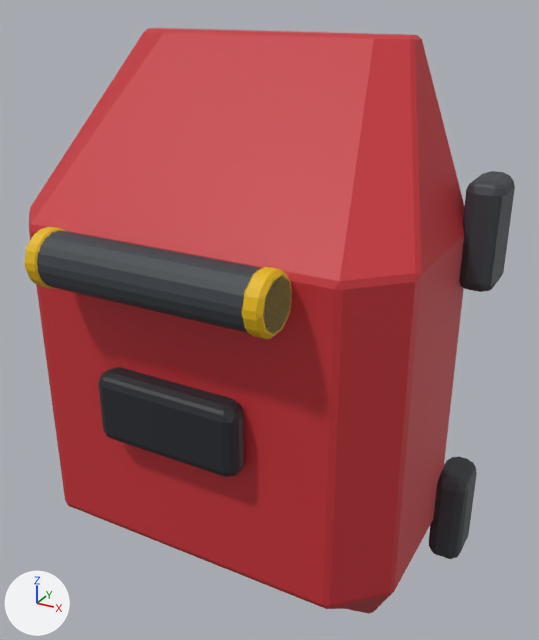
The FBX model Assets/Resources/ClamshellMeshes/ThighBack_Set02_Bastion.fbx: old version first, new version second.
The view is the same before and after, from a 50 mm lens placed at (0.409, -0.762, 0.403), pointed at (0.031, -0.075, 0.06). Every picture has the same lights, and +X, +Y and +Z are marked at lower left. The first picture is the older version. Where no turn or scale is listed for an object, it has been applied to the vertices.

In view in the first picture: 'ThighBack_Set02_Bastion'.
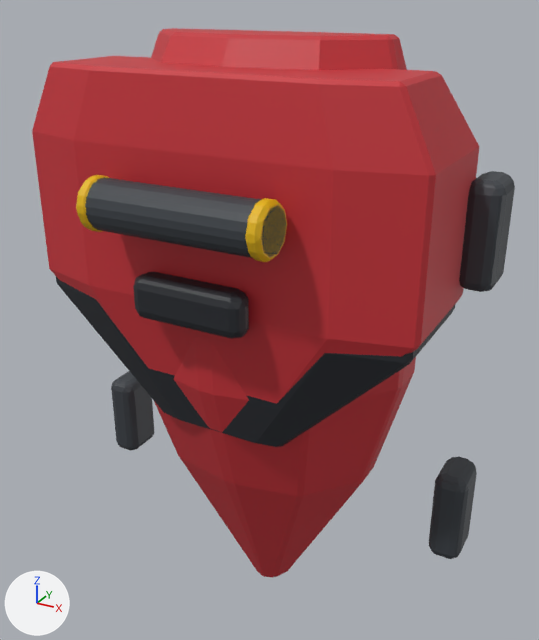
Where the change shows, as pixel boxes [x1, y1, x2, y2] in the pictures (539 x 640 px; the box of a moved part takes in the faces that stretch with it):
'ThighBack_Set02_Bastion', reshaped (6% shorter)
    before: [25, 28, 515, 614]
    after: [32, 28, 515, 577]
part 1 of me_thighback_set02_bastion_001, moved or reshaped
    before: [37, 231, 291, 333]
    after: [85, 177, 286, 258]
part 2 of me_thighback_set02_bastion_001, moved or reshaped
    before: [25, 227, 68, 289]
    after: [76, 175, 109, 232]
part 3 of me_thighback_set02_bastion_001, moved or reshaped
    before: [242, 267, 292, 339]
    after: [245, 198, 287, 262]
part 4 of me_thighback_set02_bastion_001, rebuilt
    before: [29, 28, 465, 614]
    after: [151, 28, 416, 577]
part 5 of me_thighback_set02_bastion_001, added (black)
    after: [133, 272, 249, 339]
part 6 of me_thighback_set02_bastion_001, added (black)
    after: [56, 277, 455, 447]
part 7 of me_thighback_set02_bastion_001, added (red)
    after: [32, 56, 479, 404]
part 8 of me_thighback_set02_bastion_001, deleted (black)
    before: [98, 367, 244, 477]

The change in detail:
me_thighback_set02_bastion_001 is used by ob_thighback_set02_bastion; location (0.0, 0.0, 0.0).
me_thighback_set02_bastion_001 had 688 vertices, 718 faces and spanned x -0.265..0.265, y -0.275..0.03, z -0.365..0.365.
me_thighback_set02_bastion_001 now has 798 vertices, 824 faces and spans x -0.265..0.265, y -0.227..0.03, z -0.365..0.365.
me_thighback_set02_bastion_001 part 1: the loose piece of 60 vertices spanning x -0.133..0.133, y -0.273..-0.217, z 0.132..0.189 is scaled about its middle by (0.779, 0.924, 0.924), then moved by (0.0, 0.046, 0.048).
me_thighback_set02_bastion_001 part 2: the loose piece of 60 vertices spanning x -0.133..-0.112, y -0.275..-0.215, z 0.131..0.19 is scaled about its middle by (0.725, 0.924, 0.924), then moved by (0.026, 0.046, 0.048).
me_thighback_set02_bastion_001 part 3: the loose piece of 60 vertices spanning x 0.112..0.133, y -0.275..-0.215, z 0.131..0.19 is scaled about its middle by (0.725, 0.924, 0.924), then moved by (-0.026, 0.046, 0.048).
me_thighback_set02_bastion_001 part 4: the loose piece of 88 vertices spanning x -0.23..0.23, y -0.22..0.0, z -0.365..0.365 is rebuilt with 86 vertices and now spans x -0.189..0.189, y -0.172..0.0, z -0.365..0.365.
me_thighback_set02_bastion_001 part 5: a new loose piece of 84 vertices spanning x -0.067..0.067, y -0.2..-0.172, z 0.088..0.137, in mat_dark (black #23272d).
me_thighback_set02_bastion_001 part 6: a new loose piece of 56 vertices spanning x -0.223..0.223, y -0.167..0.0, z -0.062..0.318, in mat_dark (black #23272d).
me_thighback_set02_bastion_001 part 7: a new loose piece of 56 vertices spanning x -0.23..0.23, y -0.172..0.0, z -0.044..0.336, in mat_shell (red #c83038).
me_thighback_set02_bastion_001 part 8: the loose piece of 84 vertices spanning x -0.085..0.085, y -0.246..-0.216, z -0.04..0.04 is deleted.
